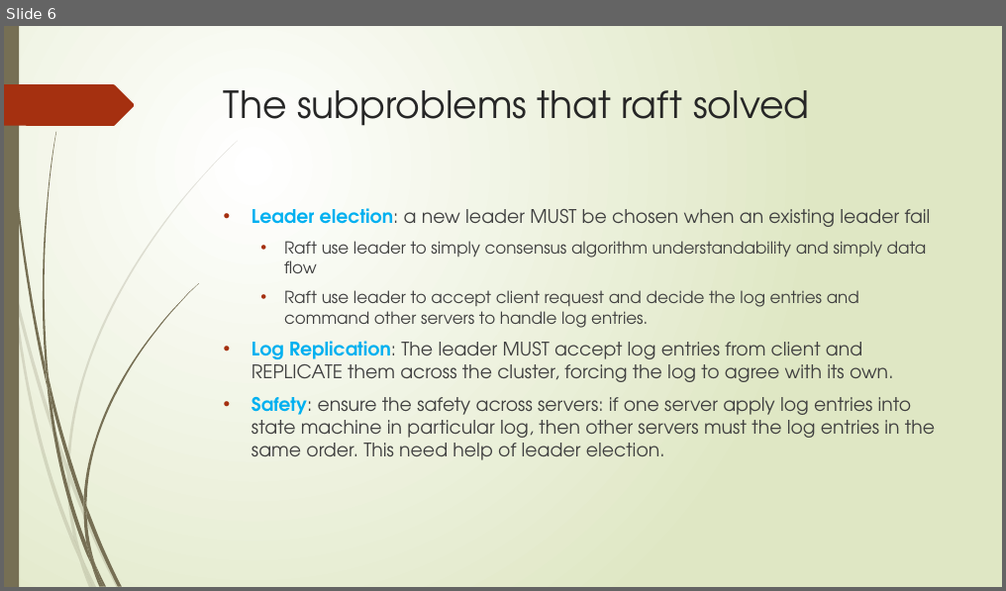
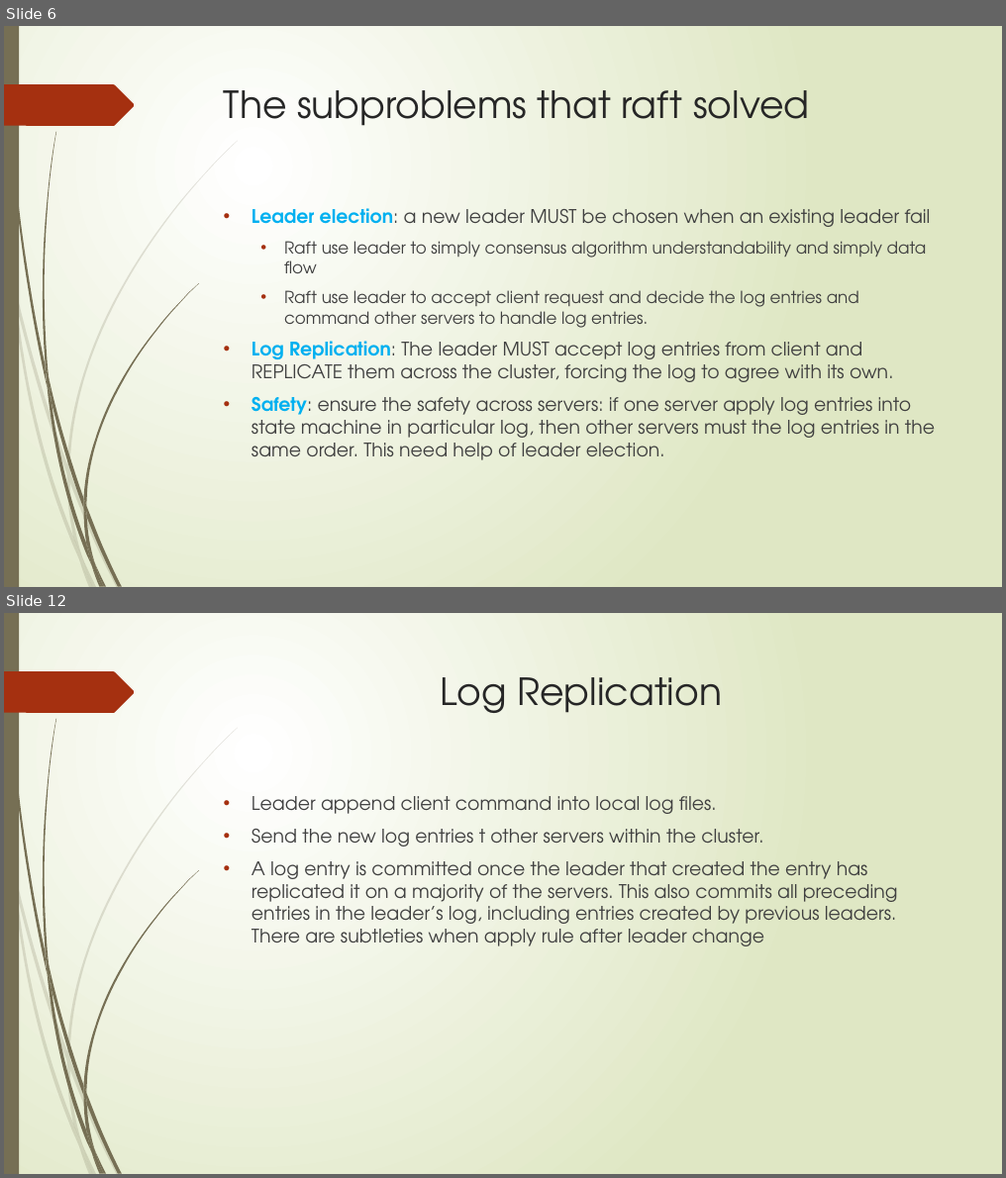
Before and after one commit to DangZhonghua/CodingPractice, a slide deck: Consensus Study/Raft Study.pptx. Shown one above the other, each under a label of ours: slide 6 before the commit, slides 6 and 12 after it; the slides between them are not shown. The pictures are 1006x591 and 1006x1178 pixels, drawn with LibreOffice and Linux fonts; fonts in the diff are those of the drawing. Boxes give left, top, right and bottom in pixels: in the first picture for what was removed or moved away, otherwise in the second. Text is boxed around its words. In the diff, an @@ line names an element or a change of style, - is before the commit and + after.

```diff
--- a/Consensus Study/Raft Study.pptx
+++ b/Consensus Study/Raft Study.pptx
@@ slide 12 added at (4, 613, 1002, 1174), background gradient #FFFFFF to #DFE8C4; not listed: 24 template elements that a slide beside it also shows @@
@@ title added at (440, 677, 722, 713), 36 pt, text #262626 @@
+Log Replication
@@ text added at (252, 796, 898, 947), 18 pt, text #404040 @@
+• Leader append client command into local log files.
+• Send the new log entries t other servers within the cluster.
+• A log entry is committed once the leader that created the entry has replicated it on a majority of the servers. This also commits all preceding entries in the leader’s log, including entries created by previous leaders. There are subtleties when apply rule after leader change
```
Also in this commit, not shown: 1 slide changed, 5 other slides added.
